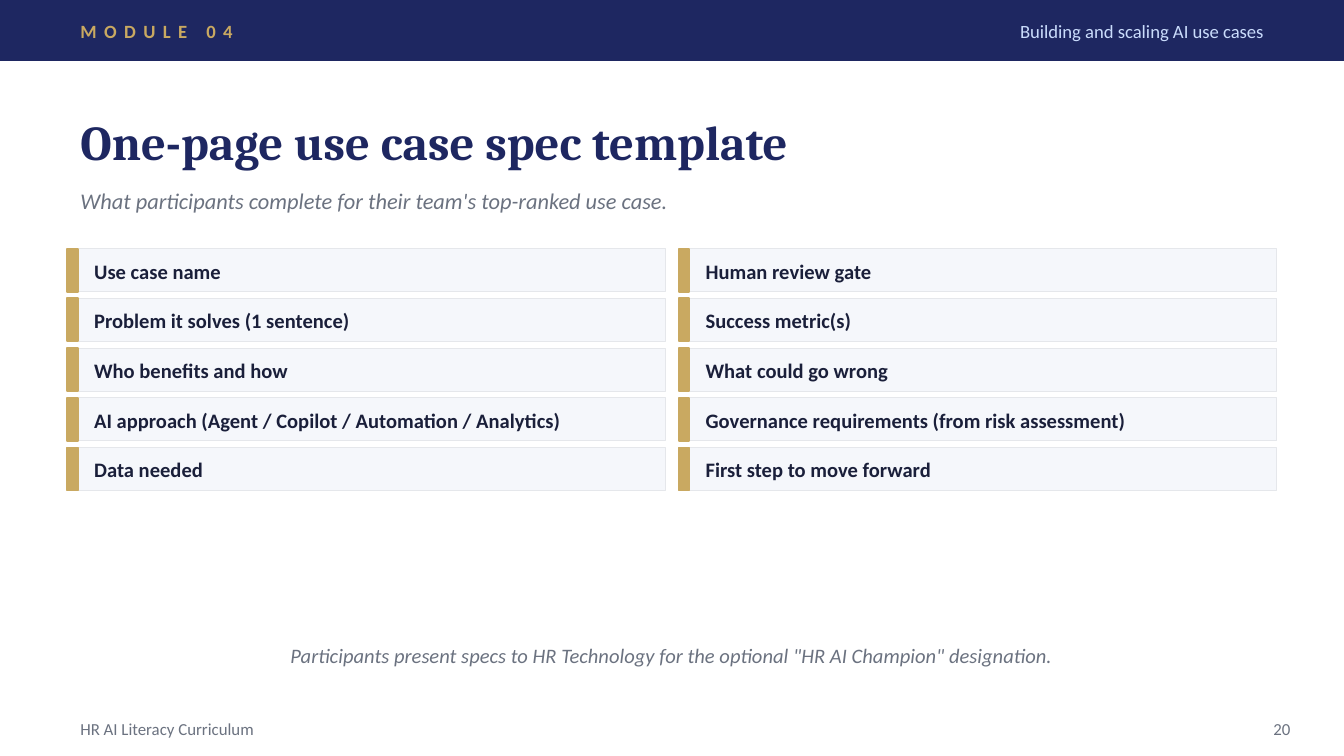
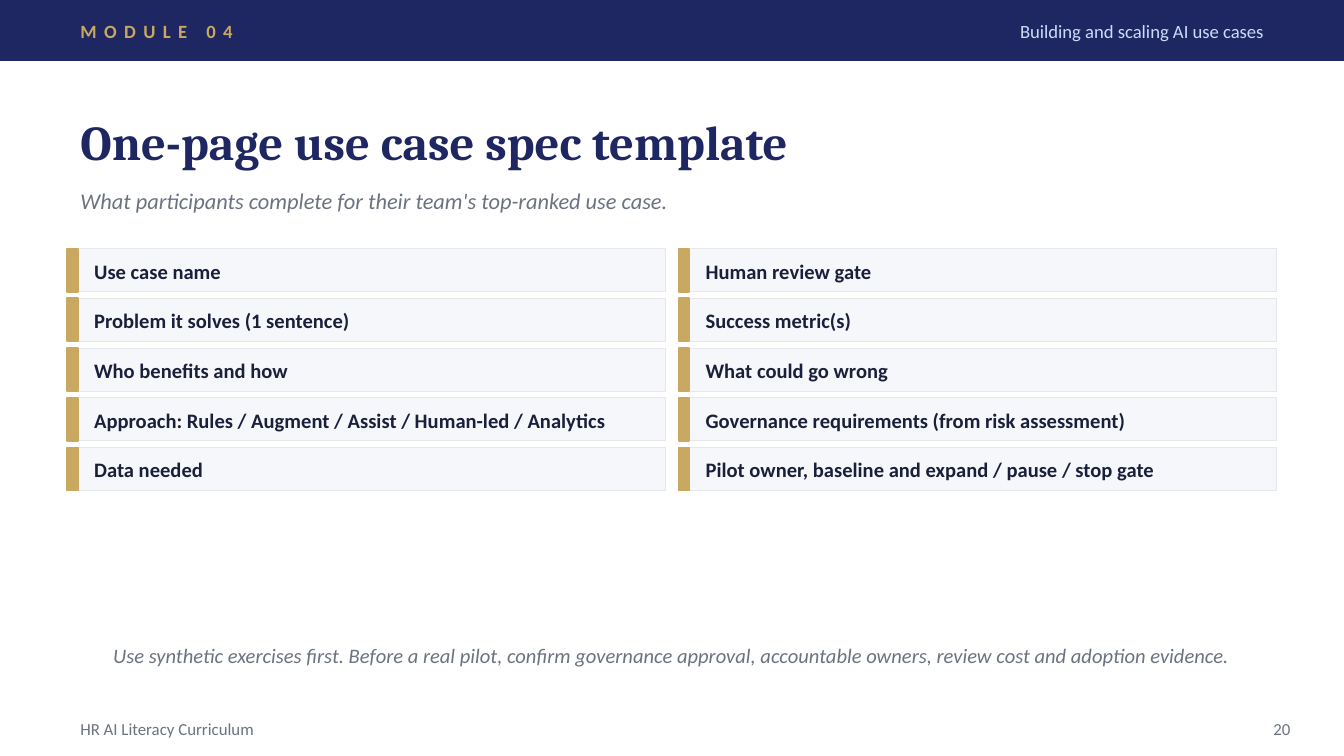
Before and after one commit to ellehelvig/hr-ai-transformation-playbook, a slide deck: slide 20 of 04-enablement/HR-AI-Literacy-Curriculum.pptx. Drawn at 1344x756 pixels with LibreOffice and Linux fonts; fonts in the diff are those of the drawing. Boxes give left, top, right and bottom in pixels: in the first picture for what was removed or moved away, otherwise in the second. Text is boxed around its words. In the diff, an @@ line names an element or a change of style, - is before the commit and + after.

```diff
--- a/04-enablement/HR-AI-Literacy-Curriculum.pptx
+++ b/04-enablement/HR-AI-Literacy-Curriculum.pptx
@@ text at (94,413,605,432): text changed @@
-AI approach (Agent / Copilot / Automation / Analytics)
+Approach: Rules / Augment / Assist / Human-led / Analytics
@@ text at (706,462,1154,481): text changed @@
-First step to move forward
+Pilot owner, baseline and expand / pause / stop gate
@@ text at (113,649,1228,667): text changed @@
-Participants present specs to HR Technology for the optional "HR AI Champion" designation.
+Use synthetic exercises first. Before a real pilot, confirm governance approval, accountable owners, review cost and adoption evidence.
```
Also in this commit, not shown: 11 other slides changed, 9 other files.
